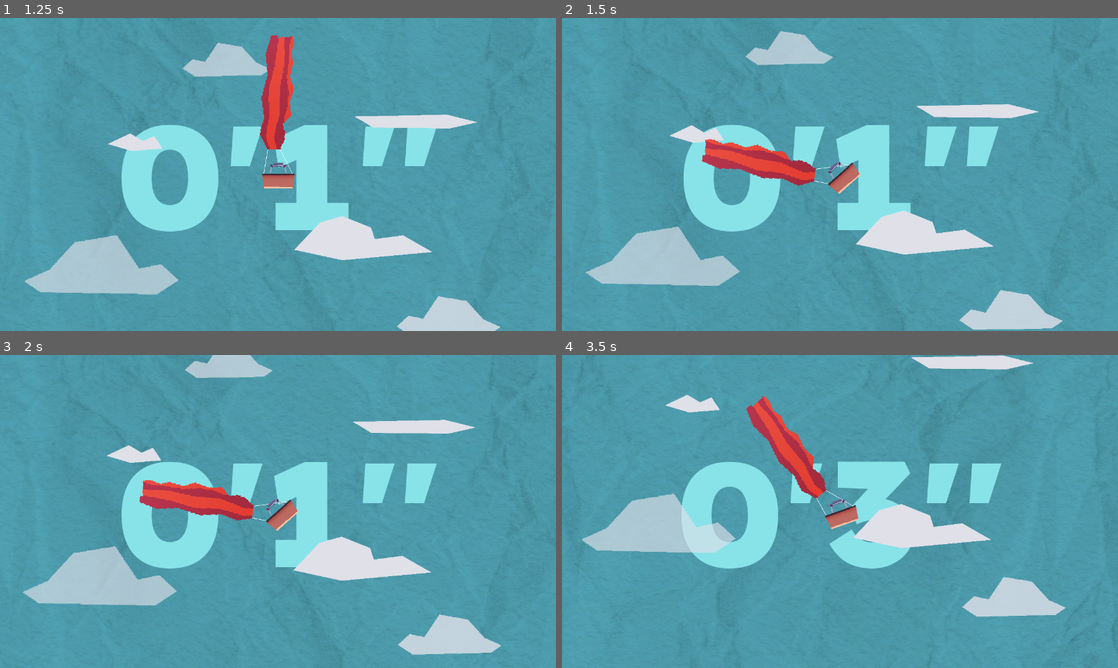
Above: before the commit, frames 1-4 (two rows, left to right).
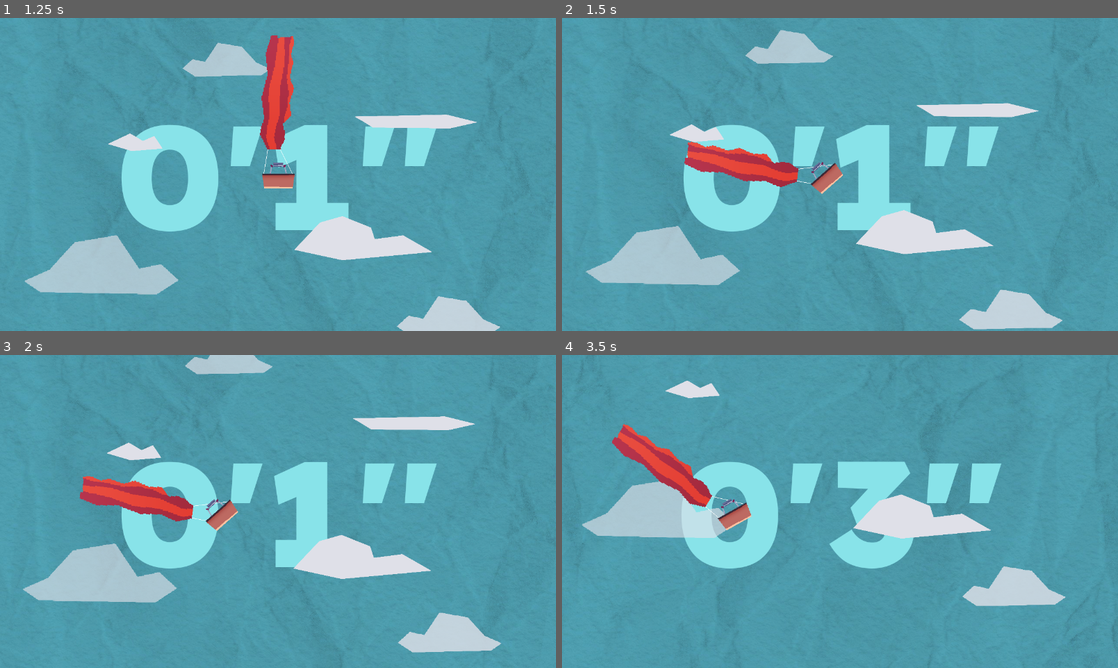
Above: after the commit, the same moments.

Repository: Fabianofski/minijam-191
Game: Godot game, scene res://scenes/game/game.tscn
Same seed, same stepped clock (60 frames per second), same inputs: the game is played once before the commit and once after it.
Inputs (mouse positions are in pixels of both pictures, inside the frame that each line leads up to):
- Up to frame 1 (1.25 s): click "Play" at 0.5 s
- Up to frame 2 (1.5 s): move the mouse to (962, 158) at 1.27 s; hold Space (blow, bound only after the commit) from 1.28 s (still down)
- Up to frame 3 (2 s): keep holding Space (blow, bound only after the commit)
- Up to frame 4 (3.5 s): move the mouse to (728, 527) at 2.02 s; release Space (blow, bound only after the commit) at 2.03 s; tap Space (blow, bound only after the commit) at 2.1 s; move the mouse to (895, 442) at 2.77 s; hold Space (blow, bound only after the commit) from 2.78 s (still down)

Frame 1 is identical in both runs. In frame 2, 3.3% of the frame differs, in the area x 4-90%, y 3-100%; in frame 3, 5.4%; in frame 4, 10%, in the area x 3-91%, y 0-84%.

Commit message:
Add: space btn as alternative input

Diff:
--- a/project.godot
+++ b/project.godot
@@ -31,6 +31,14 @@
 window/size/viewport_height=720
 window/stretch/mode="viewport"
 
+[input]
+
+blow={
+"deadzone": 0.2,
+"events": [Object(InputEventKey,"resource_local_to_scene":false,"resource_name":"","device":-1,"window_id":0,"alt_pressed":false,"shift_pressed":false,"ctrl_pressed":false,"meta_pressed":false,"pressed":false,"keycode":0,"physical_keycode":32,"key_label":0,"unicode":32,"location":0,"echo":false,"script":null)
+]
+}
+
 [rendering]
 
 textures/canvas_textures/default_texture_filter=0
--- a/scenes/game/mic_control/mic_control.gd
+++ b/scenes/game/mic_control/mic_control.gd
@@ -8,9 +8,16 @@
 var db: float
 @export var threshold: float
 @export var amplify: float = 1.0
+var blow_btn_pressed = false
 
 func _ready() -> void:
 	record_live_index = AudioServer.get_bus_index('Record')
+
+func _input(event):
+	if event.is_action_pressed("blow"):
+		blow_btn_pressed = true
+	if event.is_action_released("blow"):
+		blow_btn_pressed = false
 
 func _process(_delta: float) -> void:
 	var sample = db_to_linear(AudioServer.get_bus_peak_volume_left_db(record_live_index, 0))
@@ -31,6 +38,9 @@
 	return avg
 
 func get_blow_strength():
+	if blow_btn_pressed:
+		return 1
+
 	if percent <= threshold:
 		return 0
 	return (percent - threshold) / (1 - threshold)
